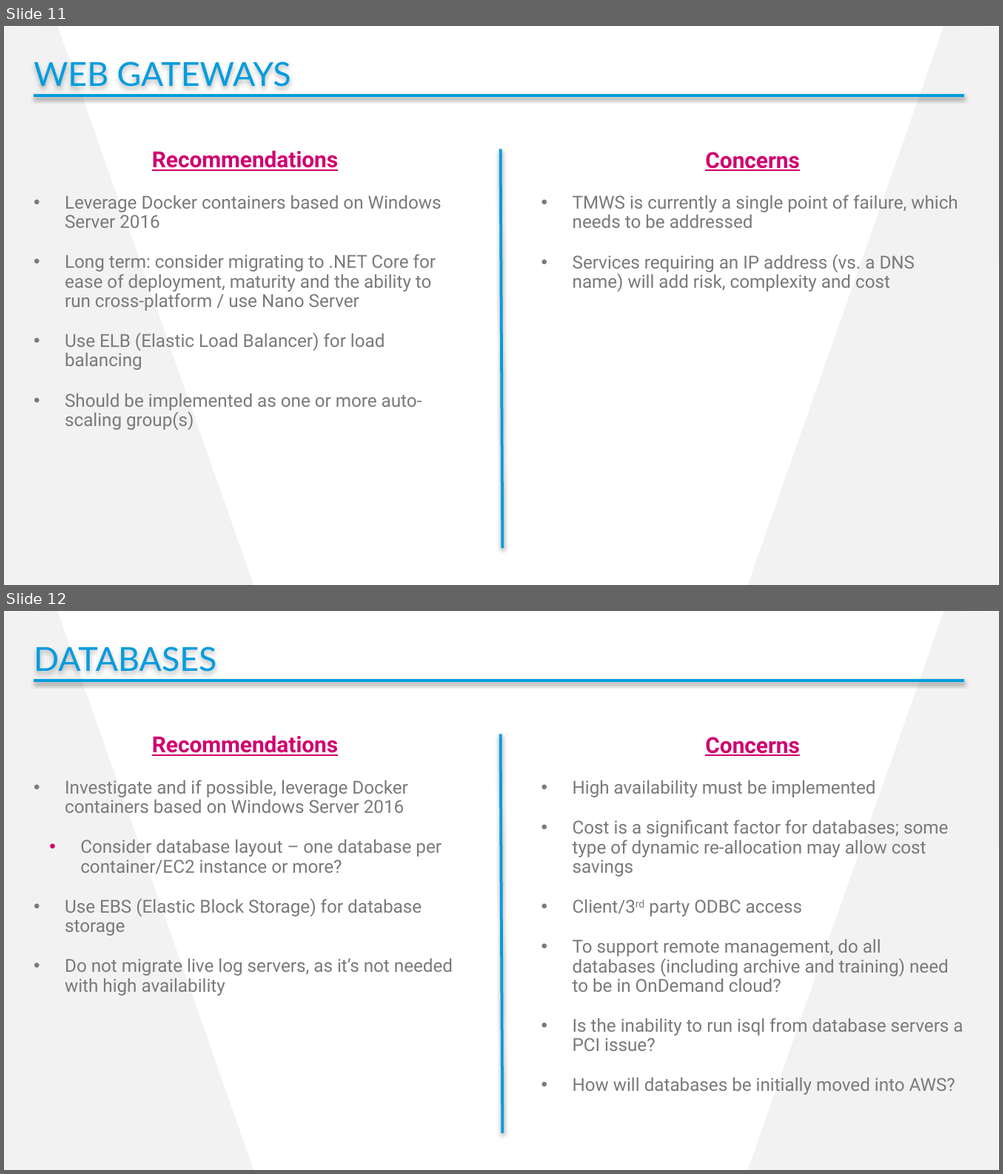
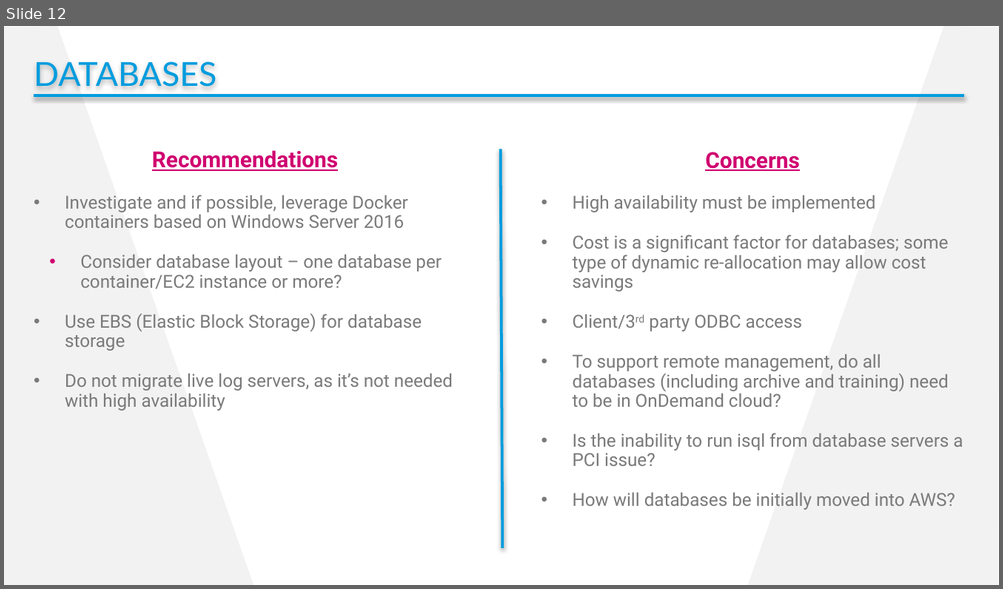
Before and after one commit to cdhunt/pssummit2017-mocking, a slide deck: Summit2017_Mocking.pptx. Shown one above the other, each under a label of ours: slides 11 and 12 before the commit, slide 12 after it. The pictures are 1003x1174 and 1003x589 pixels, drawn with LibreOffice and Linux fonts; fonts in the diff are those of the drawing; background and template pictures are left out. Boxes give left, top, right and bottom in pixels: in the first picture for what was removed or moved away, otherwise in the second. Text is boxed around its words. In the diff, an @@ line names an element or a change of style, - is before the commit and + after.

```diff
--- a/Summit2017_Mocking.pptx
+++ b/Summit2017_Mocking.pptx
@@ slide 11 removed at [4, 26, 999, 585], background #FFFFFF; not listed: 2 template elements that a slide beside it also shows @@
@@ text removed at [34, 62, 291, 87] @@
-WEB GATEWAYS
@@ line removed from (34, 96) to (964, 96) @@
@@ text removed at [65, 150, 441, 430] @@
-Recommendations
-• Leverage Docker containers based on Windows Server 2016
-• Long term: consider migrating to .NET Core for ease of deployment, maturity and the ability to run cross-platform / use Nano Server
-• Use ELB (Elastic Load Balancer) for load balancing
-• Should be implemented as one or more auto-scaling group(s)
@@ line removed from (501, 150) to (502, 549) @@
@@ text removed at [572, 152, 957, 292] @@
-Concerns
-• TMWS is currently a single point of failure, which needs to be addressed
-• Services requiring an IP address (vs. a DNS name) will add risk, complexity and cost
```
Also in this commit, not shown: 2 slides changed, 2 slides added, 1 other slide removed, 4 other files.
